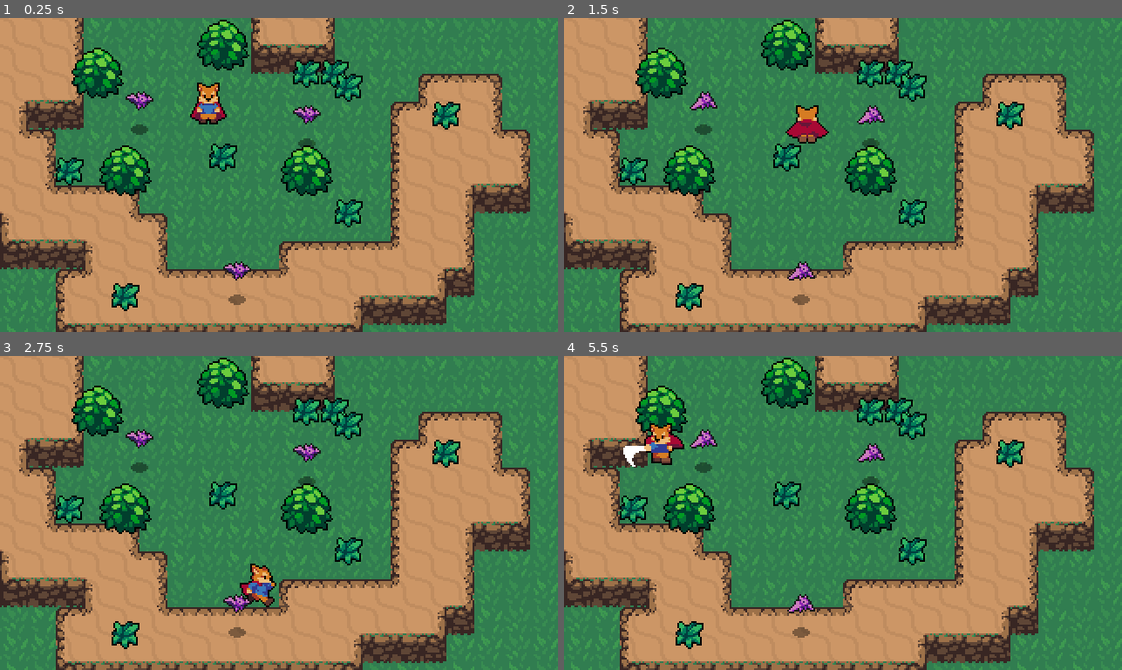
Above: before the commit, frames 1-4 (two rows, left to right).
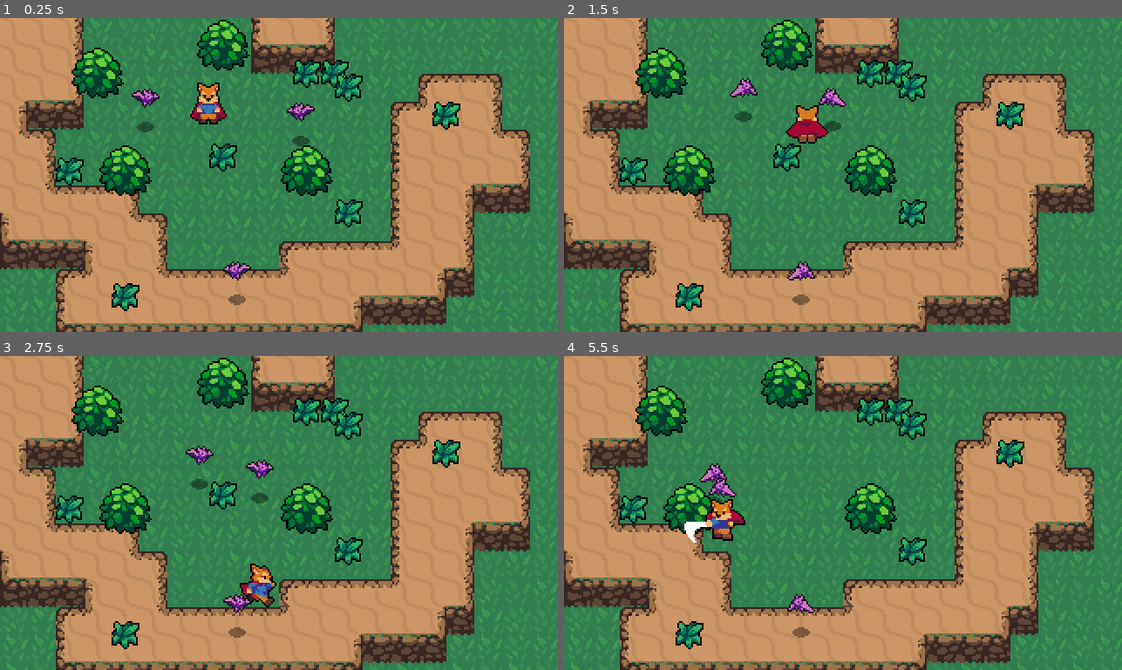
Above: after the commit, the same moments.

Repository: baifengxiao/myRPG
Game: Godot game, scene res://world.tscn
Two runs of this game, one before a commit and one after it. Both use one fixed random seed, a clock stepped at 60 frames per second and the inputs below.
Inputs:
- Up to frame 1 (0.25 s): no input
- Up to frame 2 (1.5 s): hold Right (ui_right) 0.53-1.28 s; tap J (attack) at 0.6 s; hold Down (ui_down) from 1.28 s (still down); tap Z (roll) at 1.35 s
- Up to frame 3 (2.75 s): release Down (ui_down) at 2.03 s; hold Right (ui_right) from 2.03 s (still down); tap J (attack) at 2.1 s
- Up to frame 4 (5.5 s): release Right (ui_right) at 2.78 s; hold Up (ui_up) 2.78-3.53 s; tap Z (roll) at 2.85, 4.35 s; hold Left (ui_left) 3.53-5.03 s; tap J (attack) at 3.6, 5.1 s; hold Down (ui_down) from 5.03 s (still down)

The runs differ from the first frame. In frame 1, 0.7% of the frame differs, in the area x 22-58%, y 22-84%; in frame 2, 1.0%; in frame 3, 1.0%; in frame 4, 2.8%, in the area x 10-58%, y 21-82%.
Error after the commit: Invalid access to property or key 'damage' on a base object of type 'Area2D (Hurtbox.gd)'. (res://Enemies/bat.gd:52)

Commit message:
蝙蝠ai（有bug）

Diff:
--- /dev/null
+++ b/Effects/HitEffect.tscn
@@ -0,0 +1,32 @@
+[gd_scene load_steps=6 format=3 uid="uid://bovq7vcr1so7i"]
+
+[ext_resource type="Texture2D" uid="uid://cxywhflqiib1c" path="res://Effects/HitEffect.png" id="1_sp4yx"]
+[ext_resource type="Script" path="res://Effects/Effect.gd" id="2_xkei2"]
+
+[sub_resource type="AtlasTexture" id="AtlasTexture_bx4ri"]
+atlas = ExtResource("1_sp4yx")
+region = Rect2(0, 0, 24, 24)
+
+[sub_resource type="AtlasTexture" id="AtlasTexture_aunke"]
+atlas = ExtResource("1_sp4yx")
+region = Rect2(24, 0, 24, 24)
+
+[sub_resource type="SpriteFrames" id="SpriteFrames_ev72k"]
+animations = [{
+"frames": [{
+"duration": 1.0,
+"texture": SubResource("AtlasTexture_bx4ri")
+}, {
+"duration": 1.0,
+"texture": SubResource("AtlasTexture_aunke")
+}],
+"loop": false,
+"name": &"Animate",
+"speed": 10.0
+}]
+
+[node name="HitEffect" type="AnimatedSprite2D"]
+sprite_frames = SubResource("SpriteFrames_ev72k")
+animation = &"Animate"
+offset = Vector2(0, -8)
+script = ExtResource("2_xkei2")
--- /dev/null
+++ b/Enemies/PlayerDetectionZone.gd
@@ -0,0 +1,12 @@
+extends Area2D
+
+var player=null
+
+func can_see_player():
+	return player!=null
+
+func _on_body_entered(body):
+	player=body
+
+func _on_body_exited(body):
+	player=null
--- /dev/null
+++ b/Enemies/PlayerDetectionZone.tscn
@@ -0,0 +1,14 @@
+[gd_scene load_steps=2 format=3 uid="uid://bhxdqur4q5v5t"]
+
+[ext_resource type="Script" path="res://Enemies/PlayerDetectionZone.gd" id="1_vfnae"]
+
+[node name="PlayerDetectionZone" type="Area2D"]
+collision_layer = 0
+collision_mask = 2
+script = ExtResource("1_vfnae")
+
+[node name="CollisionShape2D" type="CollisionShape2D" parent="."]
+
+[connection signal="area_entered" from="." to="." method="_on_area_entered"]
+[connection signal="body_entered" from="." to="." method="_on_body_entered"]
+[connection signal="body_exited" from="." to="." method="_on_body_exited"]
--- a/Enemies/bat.gd
+++ b/Enemies/bat.gd
@@ -2,17 +2,51 @@
 
 const  EnemyDeathEffect = preload("res://Effects/EnemyDeathEffect.tscn")
 
+@export var ACCELERATION=1000
+@export var MAX_SPEED=5000
+@export var FRICTION=200
+
+enum {
+	IDLE,
+	WANDER,
+	CHASE
+}
+
+#var velocity=Vector2.ZERO
 var knockback = Vector2.ZERO
 
+var state =CHASE
+
+@onready var sprite = $AnimatedSprite
 @onready var stats = $Stats
-
-#func _ready():
+@onready var playerDetectionZone=$PlayerDetectionZone
 
 func _physics_process(delta):
-	knockback=knockback.move_toward(Vector2.ZERO,200*delta)
+	knockback=knockback.move_toward(Vector2.ZERO,FRICTION*delta)
 	velocity = knockback
 	move_and_slide()
-	#knockback=velocity
+
+	match state:
+		IDLE:
+			velocity=velocity.move_toward(Vector2.ZERO,FRICTION*delta)
+			seek_player()
+
+		WANDER:
+			pass
+
+		CHASE:
+			var player = playerDetectionZone.player
+			if player!=null:
+				var direction=(player.global_position-global_position).normalized()
+				velocity=velocity.move_toward(direction*MAX_SPEED,ACCELERATION*delta)
+			else :
+				state=IDLE
+			sprite.flip_h=velocity.x<0
+	move_and_slide()
+
+func seek_player():
+	if playerDetectionZone.can_see_player():
+		state=CHASE
 
 func _on_hurtbox_area_entered(area):
 	stats.health -=area.damage
--- a/Enemies/bat.tscn
+++ b/Enemies/bat.tscn
@@ -1,10 +1,11 @@
-[gd_scene load_steps=14 format=3 uid="uid://d3vd88otjli4q"]
+[gd_scene load_steps=16 format=3 uid="uid://d3vd88otjli4q"]
 
 [ext_resource type="Texture2D" uid="uid://blrmmbnx0tc8e" path="res://Enemies/Bat.png" id="1_bsio1"]
 [ext_resource type="Script" path="res://Enemies/bat.gd" id="1_x2efj"]
 [ext_resource type="Texture2D" uid="uid://tq5u46wr4b65" path="res://Shadows/SmallShadow.png" id="2_hsm27"]
-[ext_resource type="PackedScene" uid="uid://ce21sjmc7nbof" path="res://Hurtbox&Hitbox/hurtbox.tscn" id="3_crbpd"]
+[ext_resource type="PackedScene" uid="uid://ce21sjmc7nbof" path="res://Overlap/hurtbox.tscn" id="3_crbpd"]
 [ext_resource type="PackedScene" uid="uid://c1o7ngi3kpfkf" path="res://stats.tscn" id="5_inmal"]
+[ext_resource type="PackedScene" uid="uid://bhxdqur4q5v5t" path="res://Enemies/PlayerDetectionZone.tscn" id="6_1s12x"]
 
 [sub_resource type="AtlasTexture" id="AtlasTexture_caqle"]
 atlas = ExtResource("1_bsio1")
@@ -56,12 +57,15 @@
 radius = 8.0
 height = 22.0
 
+[sub_resource type="CircleShape2D" id="CircleShape2D_acs5p"]
+radius = 105.546
+
 [node name="Bat" type="CharacterBody2D"]
 collision_layer = 16
 collision_mask = 3
 script = ExtResource("1_x2efj")
 
-[node name="Sprite2D" type="AnimatedSprite2D" parent="."]
+[node name="AnimatedSprite" type="AnimatedSprite2D" parent="."]
 sprite_frames = SubResource("SpriteFrames_xoagb")
 animation = &"Fly"
 autoplay = "Fly"
@@ -76,6 +80,7 @@
 
 [node name="Hurtbox" parent="." instance=ExtResource("3_crbpd")]
 collision_layer = 8
+show_hit = false
 
 [node name="CollisionShape2D" parent="Hurtbox" index="0"]
 position = Vector2(0, -16)
@@ -84,7 +89,14 @@
 [node name="Stats" parent="." instance=ExtResource("5_inmal")]
 max_health = 2
 
+[node name="PlayerDetectionZone" parent="." instance=ExtResource("6_1s12x")]
+
+[node name="CollisionShape2D" parent="PlayerDetectionZone" index="0"]
+modulate = Color(1, 1, 1, 0.505882)
+shape = SubResource("CircleShape2D_acs5p")
+
 [connection signal="area_entered" from="Hurtbox" to="." method="_on_hurtbox_area_entered"]
 [connection signal="no_health" from="Stats" to="." method="_on_stats_no_health"]
 
 [editable path="Hurtbox"]
+[editable path="PlayerDetectionZone"]
--- a/Hurtbox&Hitbox/hurtbox.tscn
+++ /dev/null
@@ -1,7 +0,0 @@
-[gd_scene format=3 uid="uid://ce21sjmc7nbof"]
-
-[node name="Hurtbox" type="Area2D"]
-collision_layer = 0
-collision_mask = 8
-
-[node name="CollisionShape2D" type="CollisionShape2D" parent="."]
--- /dev/null
+++ b/Overlap/Hurtbox.gd
@@ -0,0 +1,12 @@
+extends Area2D
+
+@export var show_hit:bool=true
+
+const HitEffect = preload("res://Effects/HitEffect.tscn")
+
+func _on_area_entered(area):
+	if show_hit:
+		var effect = HitEffect.instantiate()
+		var main = get_tree().current_scene
+		main.add_child(effect)
+		effect.global_position=global_position
--- a/Hurtbox&Hitbox/hitbox.tscn
+++ b/Overlap/hitbox.tscn
@@ -1,6 +1,6 @@
 [gd_scene load_steps=2 format=3 uid="uid://jw77yms8der4"]
 
-[ext_resource type="Script" path="res://Hurtbox&Hitbox/hitbox.gd" id="1_bdnwv"]
+[ext_resource type="Script" path="res://Overlap/hitbox.gd" id="1_bdnwv"]
 
 [node name="Hitbox" type="Area2D"]
 collision_layer = 8
--- /dev/null
+++ b/Overlap/hurtbox.tscn
@@ -0,0 +1,12 @@
+[gd_scene load_steps=2 format=3 uid="uid://ce21sjmc7nbof"]
+
+[ext_resource type="Script" path="res://Overlap/Hurtbox.gd" id="1_6kmnr"]
+
+[node name="Hurtbox" type="Area2D"]
+collision_layer = 0
+collision_mask = 8
+script = ExtResource("1_6kmnr")
+
+[node name="CollisionShape2D" type="CollisionShape2D" parent="."]
+
+[connection signal="area_entered" from="." to="." method="_on_area_entered"]
--- a/Player/SwordHitbox.gd
+++ b/Player/SwordHitbox.gd
@@ -1,2 +1,2 @@
-extends "res://Hurtbox&Hitbox/hitbox.gd"
+extends "res://Overlap/hitbox.gd"
 var knockback_vector = Vector2.ZERO
--- a/Player/player.tscn
+++ b/Player/player.tscn
@@ -2,7 +2,7 @@
 
 [ext_resource type="Script" path="res://Player/Player.gd" id="1_wkf4e"]
 [ext_resource type="Texture2D" uid="uid://yxrgdm8cri1i" path="res://Player/Player.png" id="2_lpdbd"]
-[ext_resource type="PackedScene" uid="uid://jw77yms8der4" path="res://Hurtbox&Hitbox/hitbox.tscn" id="3_nrqmu"]
+[ext_resource type="PackedScene" uid="uid://jw77yms8der4" path="res://Overlap/hitbox.tscn" id="3_nrqmu"]
 [ext_resource type="Script" path="res://Player/SwordHitbox.gd" id="4_f4o36"]
 
 [sub_resource type="CapsuleShape2D" id="CapsuleShape2D_ttmws"]
--- a/World/Grass.tscn
+++ b/World/Grass.tscn
@@ -2,7 +2,7 @@
 
 [ext_resource type="Texture2D" uid="uid://b1p7ejwe0yynh" path="res://World/Grass.png" id="1_60wht"]
 [ext_resource type="Script" path="res://World/Grass.gd" id="2_me0a8"]
-[ext_resource type="PackedScene" uid="uid://ce21sjmc7nbof" path="res://Hurtbox&Hitbox/hurtbox.tscn" id="3_5tmh1"]
+[ext_resource type="PackedScene" uid="uid://ce21sjmc7nbof" path="res://Overlap/hurtbox.tscn" id="3_5tmh1"]
 
 [sub_resource type="RectangleShape2D" id="RectangleShape2D_qnj0v"]
 size = Vector2(14, 14)
--- a/project.godot
+++ b/project.godot
@@ -49,3 +49,4 @@
 [rendering]
 
 textures/canvas_textures/default_texture_filter=0
+textures/vram_compression/import_etc2_astc=true
Renamed: Hurtbox&Hitbox/hitbox.gd -> Overlap/hitbox.gd
Not shown, added: export_presets.cfg
